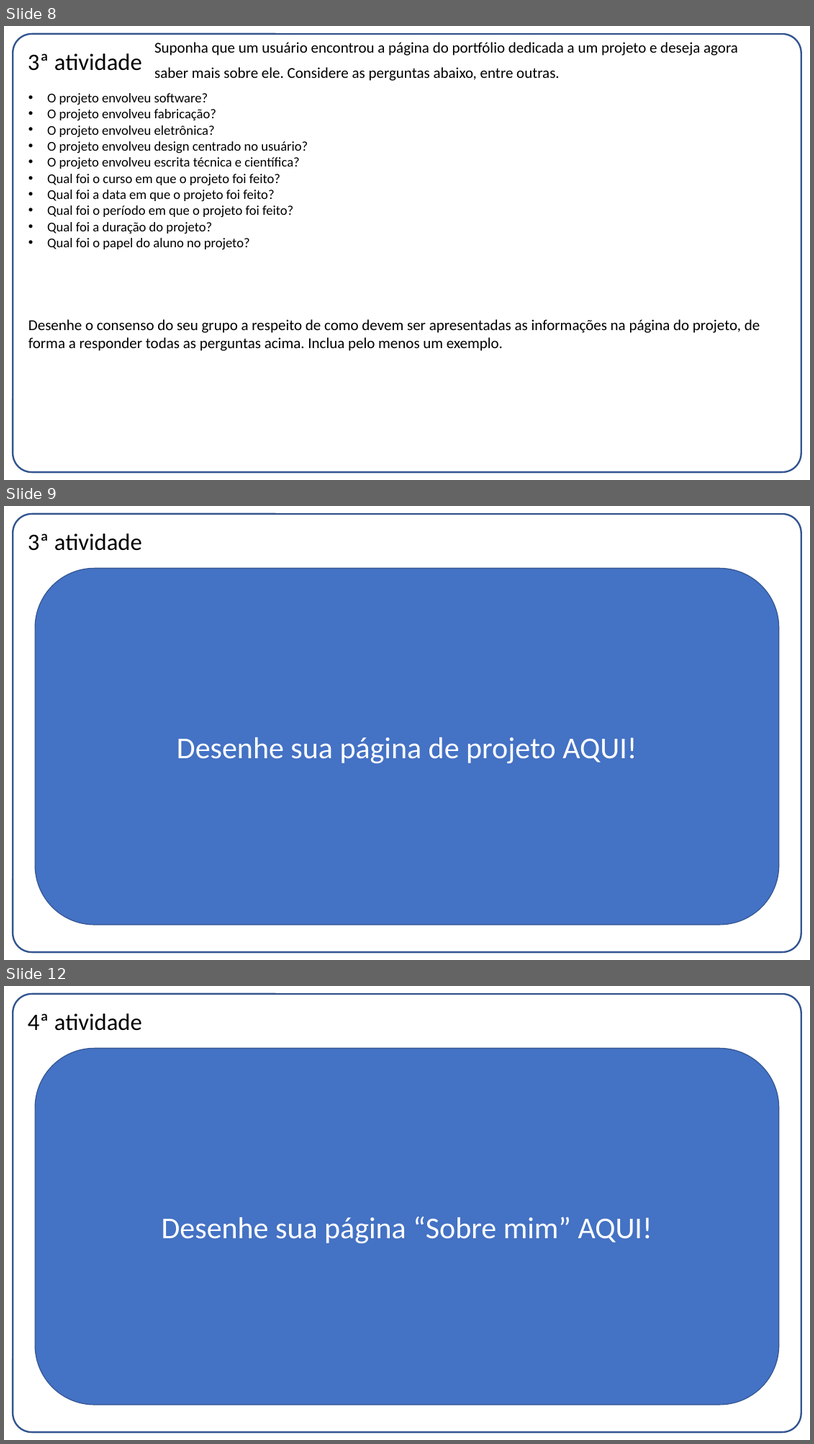
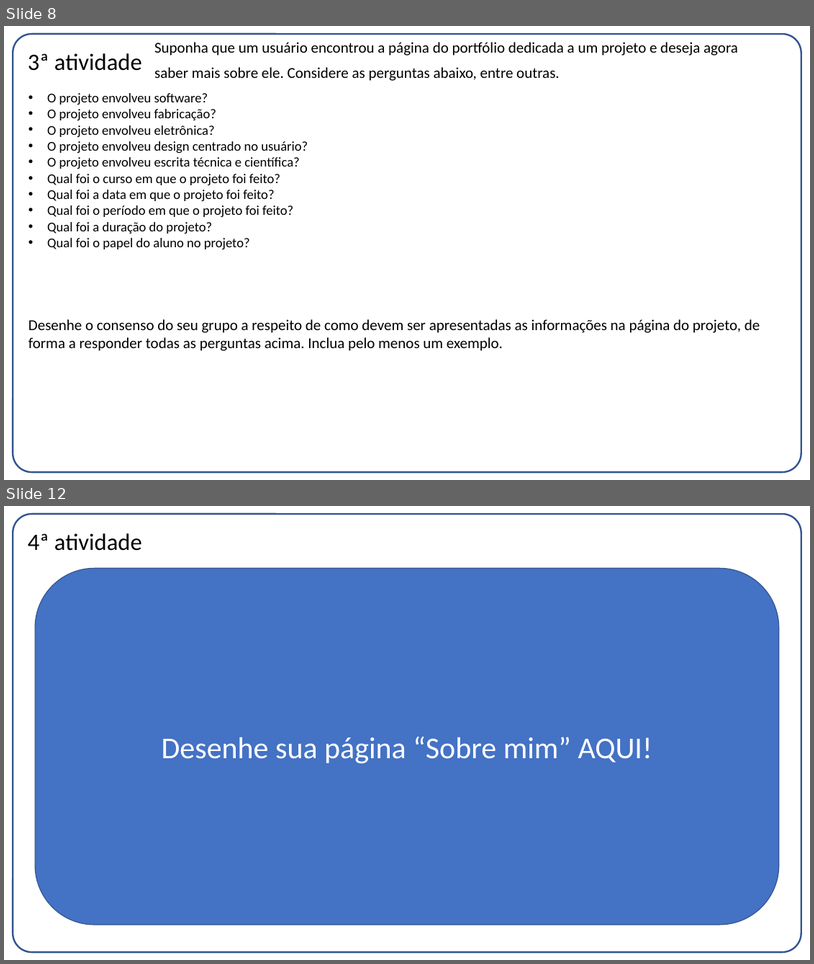
Before and after one commit to FelippeTeracini/J.L-Inc., a slide deck: Entrega01.pptx. Shown one above the other, each under a label of ours: slides 8, 9 and 12 before the commit, slides 8 and 12 after it; the slides between them are not shown. The pictures are 814x1444 and 814x964 pixels, drawn with LibreOffice and Linux fonts; fonts in the diff are those of the drawing. Boxes give left, top, right and bottom in pixels: in the first picture for what was removed or moved away, otherwise in the second. Text is boxed around its words. In the diff, an @@ line names an element or a change of style, - is before the commit and + after.

```diff
--- a/Entrega01.pptx
+++ b/Entrega01.pptx
@@ slide 9 removed at [4, 506, 810, 960], background #FFFFFF; not listed: 1 template element that a slide beside it also shows @@
@@ title removed at [28, 533, 142, 551] @@
-3ª atividade
@@ rounded rectangle removed at [35, 569, 779, 924] @@
-Desenhe sua página de projeto AQUI!
```
Also in this commit, not shown: 4 slides changed, 2 slides added, 1 other slide removed.
